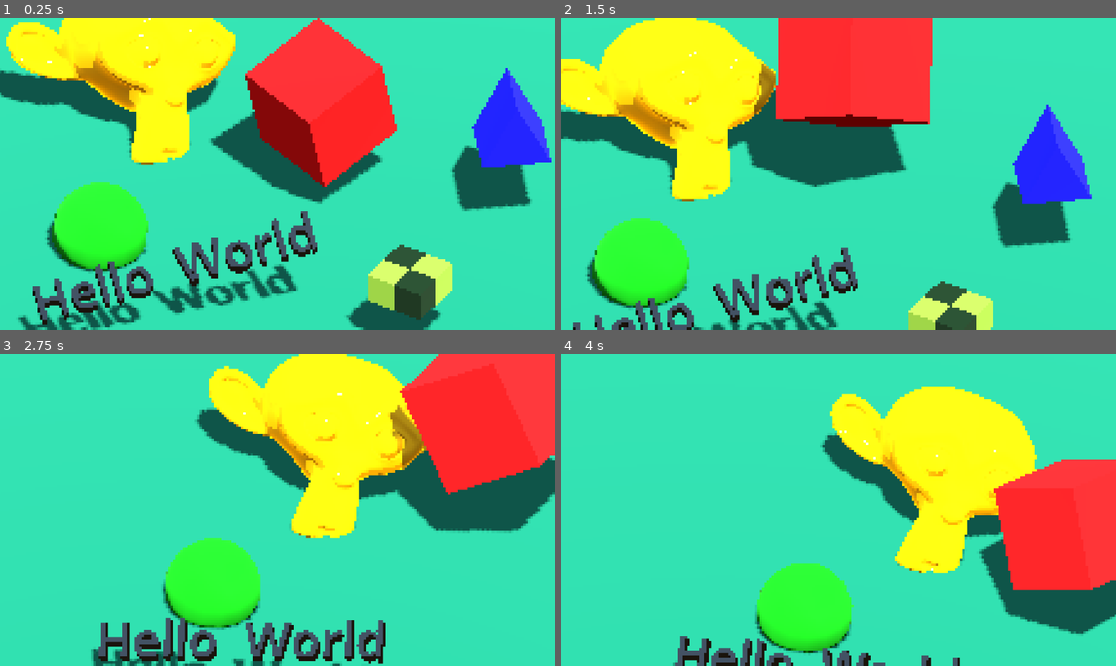
Above: before the commit, frames 1-4 (two rows, left to right).
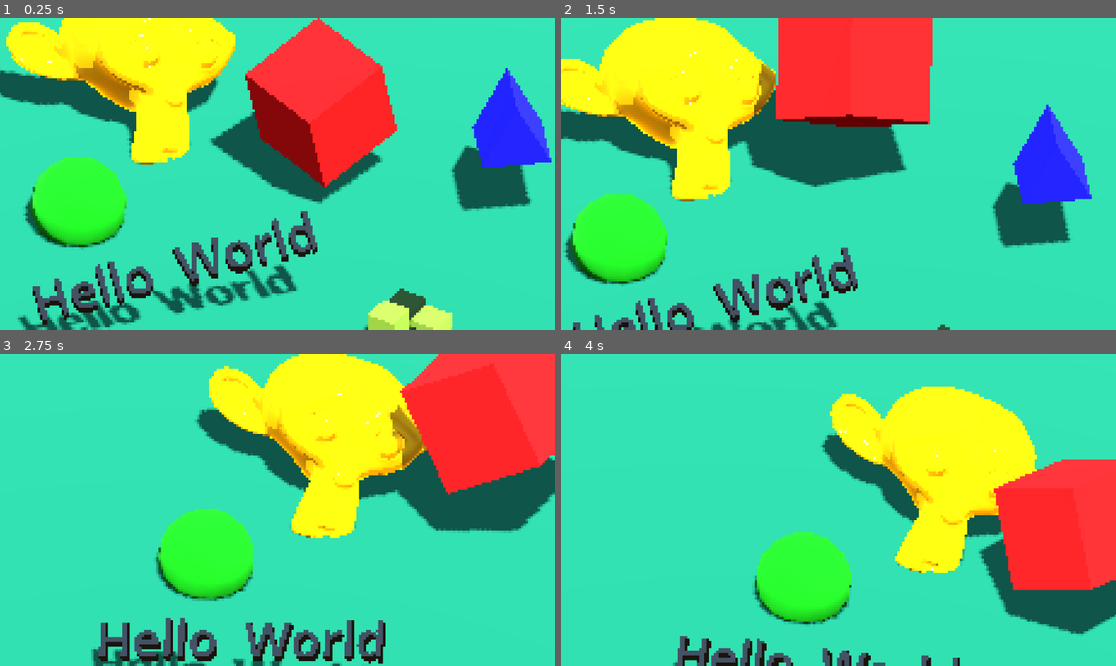
Above: after the commit, the same moments.

Repository: xiaowangxu/GodotPixel3D
Game: Godot game, scene res://control.tscn
Two runs of this game, one before a commit and one after it. Both use one fixed random seed, a clock stepped at 60 frames per second and the inputs below.
Inputs:
- Up to frame 1 (0.25 s): no input
- Up to frame 2 (1.5 s): no input
- Up to frame 3 (2.75 s): no input
- Up to frame 4 (4 s): no input

The runs differ from the first frame. In frame 1, 8.0% of the frame differs, in the area x 4-82%, y 44-100%; in frame 2, 6.1%; in frame 3, 4.0%; in frame 4, 4.0%.

Commit message:
test

Diff:
--- /dev/null
+++ b/Pixel.gdshader
@@ -0,0 +1,98 @@
+shader_type spatial;
+render_mode unshaded;
+
+uniform sampler2D depth_texture : hint_depth_texture;
+uniform sampler2D screen_texture : hint_screen_texture;
+uniform sampler2D normal_texture : hint_normal_roughness_texture, filter_linear;
+
+uniform float sample_offset : hint_range(0, 10, 0.1) = 1;
+uniform float depth_diff_multiplier : hint_range(0, 100, 0.01) = 1.0;
+uniform float depth_threshold : hint_range(0, 1, 0.0001) = 1.0;
+uniform float normal_edge : hint_range(0, 10, 0.001) = 1.0;
+
+varying mat4 inv_proj_mat4;
+
+void vertex() {
+	inv_proj_mat4 = INV_PROJECTION_MATRIX;
+	POSITION = vec4(VERTEX, 1.0);
+}
+
+float linear_depth(in vec2 uv) {
+	float log_depth = texture(depth_texture, uv).x;
+	vec4 depth_view = inv_proj_mat4 * vec4(uv * 2.0 - 1.0, log_depth, 1.0);
+	depth_view.xyz /= depth_view.w;
+	return - depth_view.z;
+}
+
+vec3 mapped_normal(in vec2 uv) {
+	return texture(normal_texture, uv).xyz;
+}
+
+void cross_uv_sample(in vec2 uv, in vec2 pixel_size, in float offset,
+	out vec2 uv_origin, out vec2 uv_top_left, out vec2 uv_top_right, out vec2 uv_bottom_left, out vec2 uv_botton_right) {
+	uv_origin = uv;
+	uv_top_right = uv + pixel_size * offset;
+	uv_bottom_left = uv - pixel_size * offset;
+	uv_top_left = vec2(uv_bottom_left.x, uv_top_right.y);
+	uv_botton_right = vec2(uv_top_right.x, uv_bottom_left.y);
+}
+
+void dir_uv_sample(in vec2 uv, in vec2 pixel_size, in float offset,
+	out vec2 uv_origin, out vec2 uv_top_left, out vec2 uv_top_right, out vec2 uv_bottom_left, out vec2 uv_botton_right) {
+	uv_origin = uv;
+	uv_top_left = uv - vec2(0, pixel_size.y) * offset;
+	uv_top_right = uv + vec2(pixel_size.x, 0) * offset;
+	uv_botton_right = uv + vec2(0, pixel_size.y) * offset;
+	uv_bottom_left = uv - vec2(pixel_size.x, 0) * offset;
+}
+
+float normal_differ(vec2 uv, float depth, vec3 center_normal) {
+	vec3 normal = mapped_normal(uv);
+    float depth_diff = linear_depth(uv) - depth;
+	// Edge pixels should yield to faces closer to the bias direction.
+	vec3 normalEdgeBias = vec3(1., 1., 1.); // This should probably be a parameter.
+	float normalDiff = dot(center_normal - normal, normalEdgeBias);
+	float normalIndicator = clamp(smoothstep(-.01, .01, normalDiff), 0.0, 1.0);
+	// Only the shallower pixel should detect the normal edge.
+	float depthIndicator = clamp(sign(depth_diff * .25 + .0025), 0.0, 1.0);
+    return distance(center_normal, normal) * depthIndicator * normalIndicator;
+}
+
+void fragment() {
+
+	vec2 pixel_size = 1.0 / VIEWPORT_SIZE;
+	vec2 uv_origin, uv_top_left, uv_top_right, uv_bottom_left, uv_botton_right;
+	dir_uv_sample(SCREEN_UV, pixel_size, sample_offset, uv_origin, uv_top_left, uv_top_right, uv_bottom_left, uv_botton_right);
+
+	float depth = linear_depth(uv_origin);
+	vec3 normal = mapped_normal(uv_origin);
+
+	// depth
+	float 	depth_top_left = linear_depth(uv_top_left),
+			depth_top_right = linear_depth(uv_top_right),
+			depth_bottom_left = linear_depth(uv_bottom_left),
+			depth_botton_right = linear_depth(uv_botton_right);
+	float depth_diff = (clamp(depth_top_left - depth, 0.0, 1.0) +
+						clamp(depth_top_right - depth, 0.0, 1.0) +
+						clamp(depth_bottom_left - depth, 0.0, 1.0) +
+						clamp(depth_botton_right - depth, 0.0, 1.0) ) * depth_diff_multiplier;
+	float depth_thres = step(depth * depth_threshold, depth_diff);
+
+	// normal
+	float normal_diff = (  normal_differ(uv_top_left, depth, normal) +
+						   normal_differ(uv_top_right, depth, normal) +
+						   normal_differ(uv_bottom_left, depth, normal) +
+						   normal_differ(uv_botton_right, depth, normal) );
+	float normal_thres = step(normal_edge, normal_diff);
+
+	// not
+	// NODE_POSITION_VIEW
+	vec3 remapped_normal = normal * 2.0 - 1.0;
+	vec4 camera_normal = (VIEW_MATRIX * vec4(0.0, 0.0, -1.0, 0.0));
+	vec3 w_camera_normal = normalize(camera_normal.xyz);
+	float view_diff = dot(remapped_normal, w_camera_normal);
+
+	vec3 texel = texture(screen_texture, SCREEN_UV).rgb;
+
+	ALBEDO = texel * (1.0 - max(depth_thres, depth_thres > 0.0 ? 0.0 : normal_thres) * 0.5);
+}
--- a/Quad.gdshader
+++ b/Quad.gdshader
@@ -57,7 +57,7 @@
     indicator += neighborNormalEdgeIndicator(0, 1, depth, normal);
     indicator += neighborNormalEdgeIndicator(-1, 0, depth, normal);
     indicator += neighborNormalEdgeIndicator(1, 0, depth, normal);
-    return step(0.1, indicator);
+    return step(0.4, indicator);
 }
 float lum(vec4 color) {
     vec4 weights = vec4(.2126, .7152, .0722, .0);
@@ -82,5 +82,5 @@
 
     float coefficient = dei > 0.0 ? (1.0 - depthEdgeCoefficient * dei) : (1.0 + normalEdgeCoefficient * nei);
 
-    ALBEDO = texel.rgb * coefficient; //vec3(1.0 - (1.0 - depthEdgeCoefficient * dei), 0.0, 0.0);
+    ALBEDO = vec3( dei, 0.0, nei);//texel.rgb * coefficient; //vec3(1.0 - (1.0 - depthEdgeCoefficient * dei), 0.0, 0.0);
 }
--- a/node_3d.tscn
+++ b/node_3d.tscn
@@ -1,8 +1,8 @@
 [gd_scene load_steps=12 format=3 uid="uid://y0hjhyb4rxjb"]
 
 [ext_resource type="PackedScene" uid="uid://bic3l1fa2c3vu" path="res://scene.tscn" id="1_52faq"]
-[ext_resource type="Shader" path="res://Quad.gdshader" id="2_oay2t"]
 [ext_resource type="Script" path="res://Camera3D3.gd" id="2_wwc6y"]
+[ext_resource type="Shader" path="res://Pixel.gdshader" id="3_d6y3b"]
 
 [sub_resource type="ProceduralSkyMaterial" id="ProceduralSkyMaterial_1pax2"]
 sky_horizon_color = Color(0.64625, 0.65575, 0.67075, 1)
@@ -22,7 +22,38 @@
 
 [sub_resource type="ShaderMaterial" id="ShaderMaterial_0g253"]
 render_priority = 0
-shader = ExtResource("2_oay2t")
+shader = ExtResource("3_d6y3b")
+shader_parameter/sample_offset = 1.0
+shader_parameter/depth_diff_multiplier = 0.57
+shader_parameter/depth_threshold = 0.0102
+shader_parameter/normal_edge = 0.2
+
+[sub_resource type="Animation" id="Animation_cl622"]
+length = 0.001
+tracks/0/type = "value"
+tracks/0/imported = false
+tracks/0/enabled = true
+tracks/0/path = NodePath("Node3D:position")
+tracks/0/interp = 1
+tracks/0/loop_wrap = true
+tracks/0/keys = {
+"times": PackedFloat32Array(0),
+"transitions": PackedFloat32Array(1),
+"update": 0,
+"values": [Vector3(-0.0560494, 1.44594, 1.91397)]
+}
+tracks/1/type = "value"
+tracks/1/imported = false
+tracks/1/enabled = true
+tracks/1/path = NodePath("Node3D:rotation")
+tracks/1/interp = 1
+tracks/1/loop_wrap = true
+tracks/1/keys = {
+"times": PackedFloat32Array(0),
+"transitions": PackedFloat32Array(1),
+"update": 0,
+"values": [Vector3(0.942478, 0, 0)]
+}
 
 [sub_resource type="Animation" id="Animation_nd652"]
 resource_name = "new_animation"
@@ -53,33 +84,6 @@
 "values": [Vector3(0.942478, 0, 0), Vector3(0.942478, 0, 0), Vector3(0.896235, 0.56804, 0.134722), Vector3(0.896235, 0.56804, 0.134722), Vector3(0.907796, 2.29587, 0.101042), Vector3(0.907796, 2.29587, 0.101042)]
 }
 
-[sub_resource type="Animation" id="Animation_cl622"]
-length = 0.001
-tracks/0/type = "value"
-tracks/0/imported = false
-tracks/0/enabled = true
-tracks/0/path = NodePath("Node3D:position")
-tracks/0/interp = 1
-tracks/0/loop_wrap = true
-tracks/0/keys = {
-"times": PackedFloat32Array(0),
-"transitions": PackedFloat32Array(1),
-"update": 0,
-"values": [Vector3(-0.0560494, 1.44594, 1.91397)]
-}
-tracks/1/type = "value"
-tracks/1/imported = false
-tracks/1/enabled = true
-tracks/1/path = NodePath("Node3D:rotation")
-tracks/1/interp = 1
-tracks/1/loop_wrap = true
-tracks/1/keys = {
-"times": PackedFloat32Array(0),
-"transitions": PackedFloat32Array(1),
-"update": 0,
-"values": [Vector3(0.942478, 0, 0)]
-}
-
 [sub_resource type="AnimationLibrary" id="AnimationLibrary_3ymh7"]
 _data = {
 "RESET": SubResource("Animation_cl622"),
@@ -93,7 +97,6 @@
 
 [node name="Scene" parent="." instance=ExtResource("1_52faq")]
 unique_name_in_owner = true
-transform = Transform3D(1, 0, 0, 0, 1, 0, 0, 0, 1, 0, 0, 0)
 
 [node name="DirectionalLight3D" type="DirectionalLight3D" parent="Scene"]
 transform = Transform3D(-0.866025, -0.433013, 0.25, 0.404509, -0.31287, 0.859352, -0.293893, 0.845347, 0.446111, 0, 0, 0)
@@ -105,7 +108,6 @@
 [node name="Node3D" type="Node3D" parent="."]
 transform = Transform3D(1, 0, 0, 0, 0.587785, -0.809017, 0, 0.809017, 0.587785, -0.0560494, 1.44594, 1.91397)
 script = ExtResource("2_wwc6y")
-metadata/_edit_group_ = true
 
 [node name="Camera3D" type="Camera3D" parent="Node3D"]
 transform = Transform3D(1, 0, 0, 0, -4.37114e-08, 1, 0, -1, -4.37114e-08, 0, 0, 0)
@@ -115,6 +117,7 @@
 far = 10.0
 
 [node name="MeshInstance3D" type="MeshInstance3D" parent="Node3D/Camera3D"]
+transform = Transform3D(1, 0, 0, 0, 1, 0, 0, 0, 1, 0.0649915, 0.161049, 0)
 extra_cull_margin = 16384.0
 mesh = SubResource("QuadMesh_lhcqu")
 surface_material_override/0 = SubResource("ShaderMaterial_0g253")
--- a/scene.tscn
+++ b/scene.tscn
@@ -269,25 +269,25 @@
 }
 
 [node name="MeshInstance3D6" type="MeshInstance3D" parent="."]
-transform = Transform3D(0.0849147, 0, -0.0528157, 0, 0.1, 0, 0.0528157, 0, 0.0849147, 0.314699, 0.201981, 0.767988)
+transform = Transform3D(0.0849147, 0, -0.0528157, 0, 0.1, 0, 0.0528157, 0, 0.0849147, 0.314699, 0.0451823, 0.767988)
 mesh = SubResource("BoxMesh_agy43")
 skeleton = NodePath("../..")
 surface_material_override/0 = SubResource("StandardMaterial3D_ol187")
 
 [node name="MeshInstance3D7" type="MeshInstance3D" parent="MeshInstance3D6"]
-transform = Transform3D(1, 0, 0, 0, 1, 0, 0, 0, 1, 1, 0, 0)
+transform = Transform3D(1, 0, -5.96046e-08, 0, 1, 0, 5.96046e-08, 0, 1, 1, -0.687893, 0)
 mesh = SubResource("BoxMesh_agy43")
 skeleton = NodePath("../../..")
 surface_material_override/0 = SubResource("StandardMaterial3D_86mrh")
 
 [node name="MeshInstance3D8" type="MeshInstance3D" parent="MeshInstance3D6"]
-transform = Transform3D(1, 0, 0, 0, 1, 0, 0, 0, 1, 0, 0, -1)
+transform = Transform3D(1, 0, -5.96046e-08, 0, 1, 0, 5.96046e-08, 0, 1, 0, -0.176981, -1)
 mesh = SubResource("BoxMesh_agy43")
 skeleton = NodePath("../../..")
 surface_material_override/0 = SubResource("StandardMaterial3D_86mrh")
 
 [node name="MeshInstance3D9" type="MeshInstance3D" parent="MeshInstance3D6"]
-transform = Transform3D(1, 0, 0, 0, 1, 0, 0, 0, 1, 1, 0, -1)
+transform = Transform3D(1, 0, -5.96046e-08, 0, 1, 0, 5.96046e-08, 0, 1, 1, -0.432342, -1)
 mesh = SubResource("BoxMesh_agy43")
 skeleton = NodePath("../../..")
 surface_material_override/0 = SubResource("StandardMaterial3D_ol187")
@@ -305,7 +305,7 @@
 surface_material_override/0 = SubResource("StandardMaterial3D_j16gv")
 
 [node name="MeshInstance3D7" type="MeshInstance3D" parent="."]
-transform = Transform3D(0.307902, 0, 0.0440075, 0, 0.311032, 0, -0.0440075, 0, 0.307902, -0.612656, 0.056973, 0.270202)
+transform = Transform3D(0.307902, 0, 0.0440075, 0, 0.311032, 0, -0.0440075, 0, 0.307902, -0.682482, 0.0625906, 0.139434)
 mesh = SubResource("SphereMesh_qdtqc")
 skeleton = NodePath("../..")
 surface_material_override/0 = SubResource("StandardMaterial3D_rmpab")
